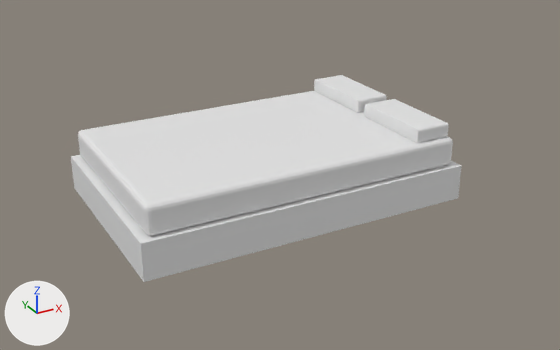
Renders of the OBJ model WorldBuildingFinal/Assets/Models/Tower/FloorFour/Bed.obj from each side of a commit.
One viewpoint serves both versions: a camera (50 mm lens) standing at (-1.91, -3.67, 1.93) and looking at (0.03, -0.14, 0.16). The axes (+X, +Y, +Z) are drawn at lower left. The lights are the same throughout. The older version comes first. Where no turn or scale is listed for an object, it has been applied to the vertices.

In view in the first picture: 'Box_Spring'.
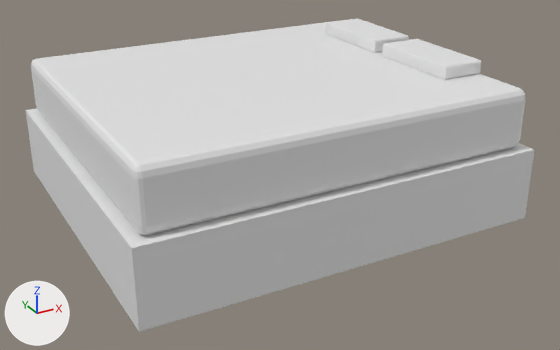
What differs and where, as boxes (x1, y1, x2, y2) in the pictures (560 x 350 px; the box of a moved part takes in the faces that stretch with it):
'Box_Spring', reshaped (30% wider, 51% taller): before (71, 75, 461, 282); after (25, 18, 534, 332)
part 1 of me_box_spring, moved or reshaped: before (78, 91, 453, 236); after (31, 21, 525, 235)
part 2 of me_box_spring, added: after (25, 108, 534, 332)
part 3 of me_box_spring, moved or reshaped: before (314, 75, 387, 113); after (325, 18, 409, 53)
part 4 of me_box_spring, moved or reshaped: before (364, 99, 448, 143); after (382, 39, 481, 80)
part 5 of me_box_spring, deleted: before (71, 155, 461, 282)

Edits to the bpy script that builds the scene:
```text
Change me_box_spring:
    used by ob_box_spring; location = (0.0, 0.0, 0.0)
    remove me_box_spring.from_pydata(...)  # 296 vertices, 300 faces; spans x -0.95..0.95, y -0.6..0.6, z 0.0..0.45
    add me_box_spring.from_pydata(...)  # 296 vertices, 300 faces; spans x -1.11..1.11, y -0.97..0.97, z 0.0..0.81
    me_box_spring part 1: the loose piece of 96 vertices spanning x -0.91..0.91, y -0.58..0.58, z 0.2..0.37 is scaled about the mesh origin by (1.16, 1.61, 1.97)
    me_box_spring part 2: a new loose piece, a box spanning x -1.11..1.11, y -0.97..0.97, z 0.0..0.4
    me_box_spring part 3: the loose piece of 96 vertices spanning x 0.67..0.88, y 0.04..0.55, z 0.37..0.45 is scaled about its middle by (1.16, 1.1, 0.953), then moved by (0.13, 0.03, 0.36)
    me_box_spring part 4: the loose piece of 96 vertices spanning x 0.67..0.88, y -0.55..-0.03, z 0.37..0.45 is scaled about its middle by (1.16, 1.1, 0.953), then moved by (0.13, -0.03, 0.36)
    me_box_spring part 5: the loose piece of 8 vertices spanning x -0.95..0.95, y -0.6..0.6, z 0.0..0.2 is deleted
```
